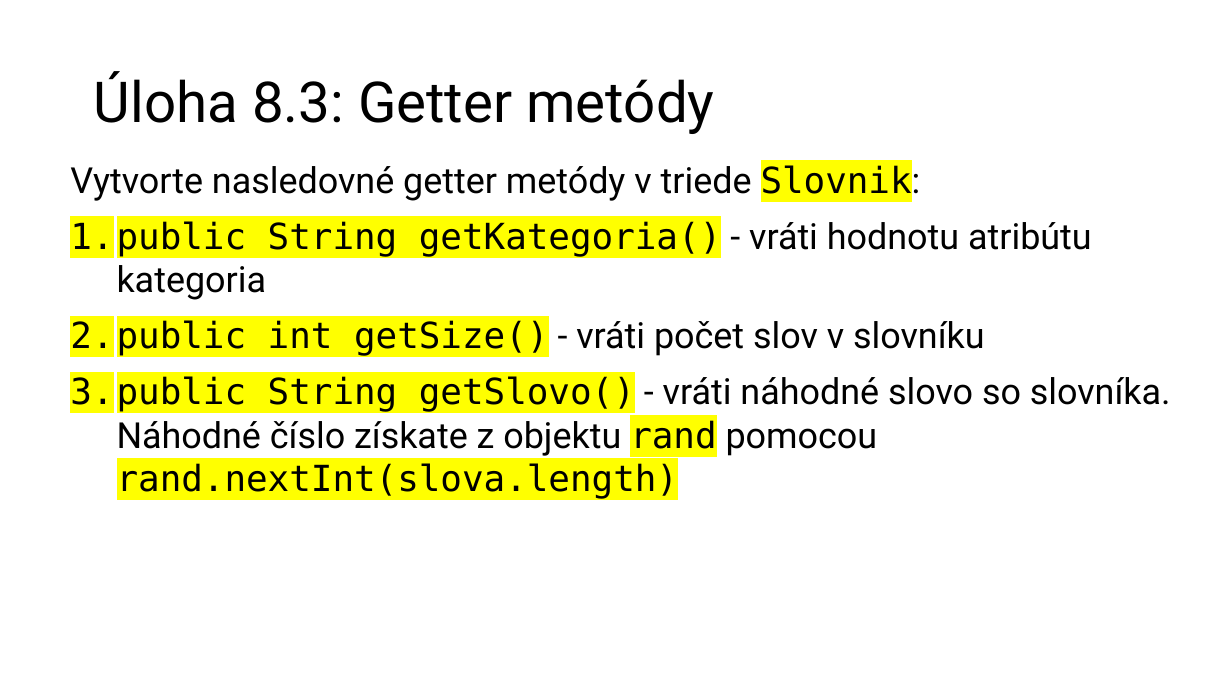
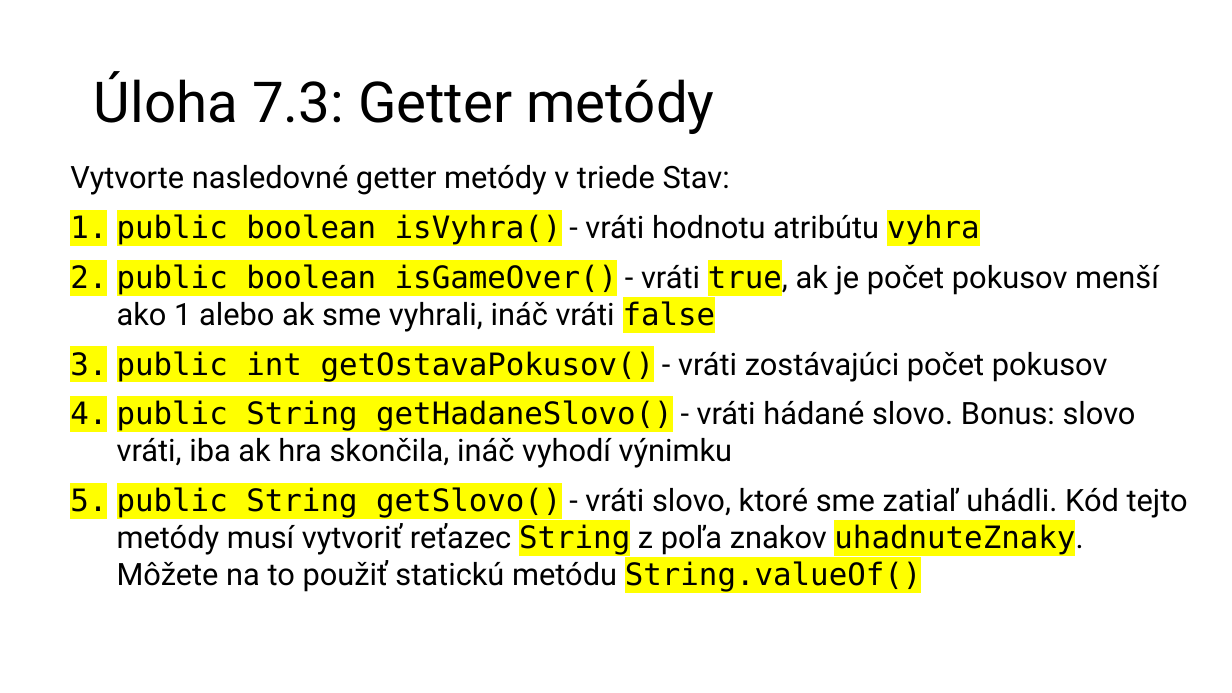
Before and after one commit to wagjo/oop, a slide deck: slide 6 of prezentacie/c08w.pptx. Drawn at 1232x693 pixels with LibreOffice and Linux fonts; fonts in the diff are those of the drawing. Boxes give left, top, right and bottom in pixels: in the first picture for what was removed or moved away, otherwise in the second. Text is boxed around its words. In the diff, an @@ line names an element or a change of style, - is before the commit and + after.

```diff
--- a/prezentacie/c08w.pptx
+++ b/prezentacie/c08w.pptx
@@ title at (x1=94, y1=71, x2=715, y2=134): text changed @@
-Úloha 8.3: Getter metódy
+Úloha 7.3: Getter metódy
@@ text at (x1=70, y1=165, x2=1188, y2=592): text changed; size 28 to 24 pt @@
-Vytvorte nasledovné getter metódy v triede Slovnik:
-1. public String getKategoria() - vráti hodnotu atribútu kategoria
-2. public int getSize() - vráti počet slov v slovníku
-3. public String getSlovo() - vráti náhodné slovo so slovníka. Náhodné číslo získate z objektu rand pomocou rand.nextInt(slova.length)
+Vytvorte nasledovné getter metódy v triede Stav:
+1. public boolean isVyhra() - vráti hodnotu atribútu vyhra
+2. public boolean isGameOver() - vráti true, ak je počet pokusov menší ako 1 alebo ak sme vyhrali, ináč vráti false
+3. public int getOstavaPokusov() - vráti zostávajúci počet pokusov
+4. public String getHadaneSlovo() - vráti hádané slovo. Bonus: slovo vráti, iba ak hra skončila, ináč vyhodí výnimku
+5. public String getSlovo() - vráti slovo, ktoré sme zatiaľ uhádli. Kód tejto metódy musí vytvoriť reťazec String z poľa znakov uhadnuteZnaky. Môžete na to použiť statickú metódu String.valueOf()
```
Also in this commit, not shown: 3 other slides changed, 8 slides added, 7 slides removed, 6 other files.
